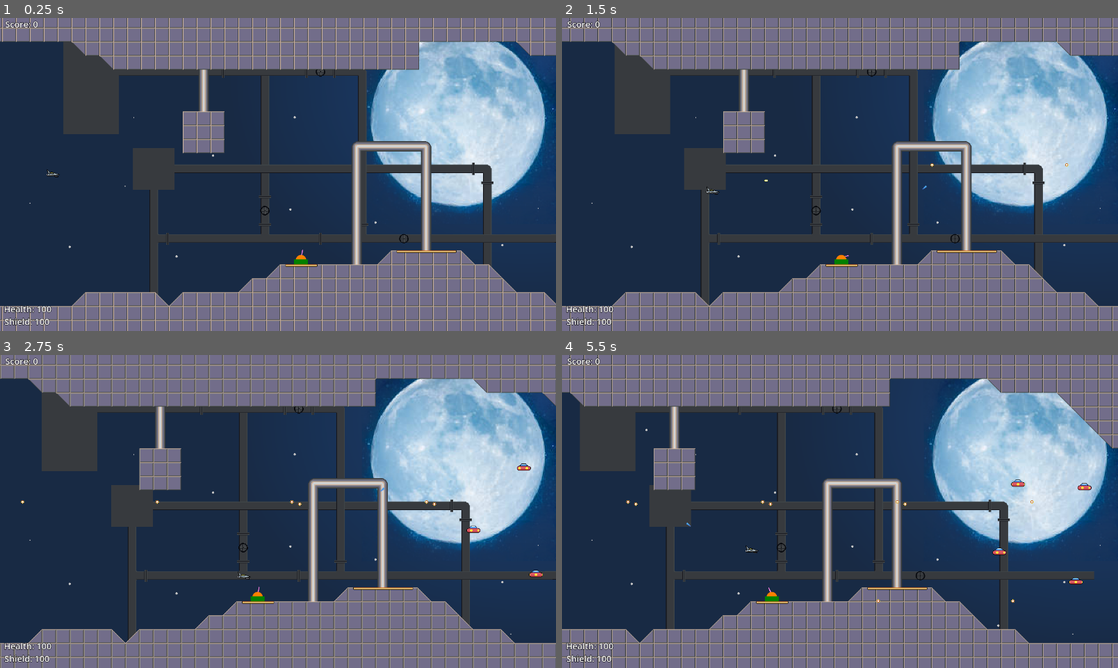
Above: before the commit, frames 1-4 (two rows, left to right).
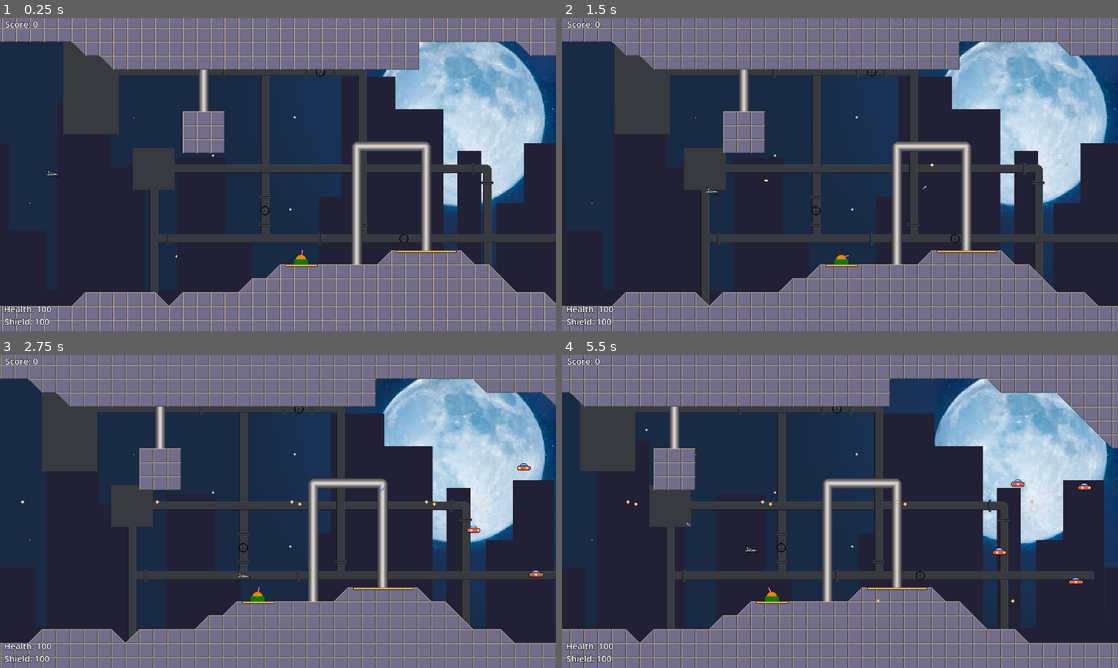
Above: after the commit, the same moments.

Repository: claesrosell/simple-shootemup
Game: Godot game, scene res://game.tscn
The game is run twice, just before and just after one commit, with the same random seed, the same clock (stepped at 60 frames per second) and the same inputs.
Inputs:
- Up to frame 1 (0.25 s): no input
- Up to frame 2 (1.5 s): hold D (player1_right) 0.53-1.28 s; tap Space (player1_fire) at 0.6, 1.35 s; hold S (player1_down) from 1.28 s (still down)
- Up to frame 3 (2.75 s): release S (player1_down) at 2.03 s; hold D (player1_right) from 2.03 s (still down); tap Space (player1_fire) at 2.1 s
- Up to frame 4 (5.5 s): release D (player1_right) at 2.78 s; hold W (player1_up) 2.78-3.53 s; tap Space (player1_fire) every 0.75 s from 2.85 to 5.1 s; hold A (player1_left) 3.53-5.03 s; hold S (player1_down) from 5.03 s (still down)

The runs differ from the first frame. In frame 1, 11% of the frame differs, in the area x 12-100%, y 18-84%; in frame 2, 11%; in frame 3, 12%; in frame 4, 13%, in the area x 12-100%, y 18-90%.

Commit message:
added a city backdrop parallax layer

Diff:
--- a/level.tscn
+++ b/level.tscn
@@ -1,6 +1,7 @@
-[gd_scene load_steps=7 format=4 uid="uid://c0uweha1nh5uy"]
+[gd_scene load_steps=8 format=4 uid="uid://c0uweha1nh5uy"]
 
 [ext_resource type="TileSet" uid="uid://07myl2iyj8b5" path="res://level.tres" id="1_0b4ue"]
+[ext_resource type="Texture2D" uid="uid://4ni4iru66xn7" path="res://art/city-backround.png" id="1_1ainy"]
 [ext_resource type="PackedScene" uid="uid://dvrvgx84yk3wy" path="res://turret.tscn" id="2_vonw3"]
 [ext_resource type="Script" uid="uid://dc7venpokepot" path="res://enemy_path_spawner.gd" id="3_0b4ue"]
 [ext_resource type="PackedScene" uid="uid://dhwbe0w7hqs7i" path="res://enemy.tscn" id="4_f2txt"]
@@ -13,6 +14,14 @@
 point_count = 8
 
 [node name="Level" type="Node2D"]
+
+[node name="Parallax2D2" type="Parallax2D" parent="."]
+scroll_scale = Vector2(0.25, 0.25)
+repeat_size = Vector2(1280, 0)
+
+[node name="Sprite2D" type="Sprite2D" parent="Parallax2D2"]
+position = Vector2(636, 399)
+texture = ExtResource("1_1ainy")
 
 [node name="Parallax2D" type="Parallax2D" parent="."]
 scroll_scale = Vector2(0.5, 0.5)
Binary file added: art/city-backround.aseprite
Binary file added: art/city-backround.png
Not shown, added: art/city-backround.png.import
